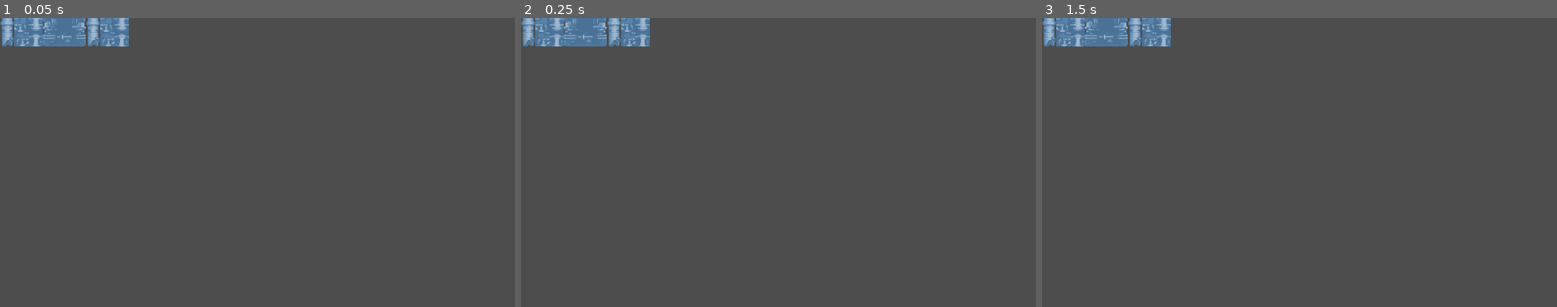
Above: before the commit, frames 1-3 (left to right).
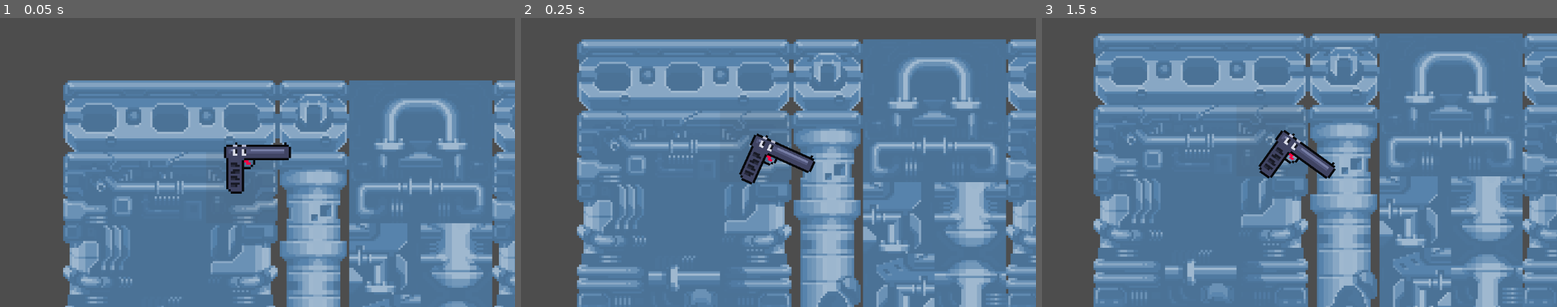
Above: after the commit, the same moments.

Repository: Standby123/Area-Fifty-Gun
Game: Godot game, scene res://game.tscn
The game is run twice, just before and just after one commit, with the same random seed, the same clock (stepped at 60 frames per second) and the same inputs.
Inputs:
- Up to frame 1 (0.05 s): no input
- Up to frame 2 (0.25 s): no input
- Up to frame 3 (1.5 s): tap Space (Shoot, bound only after the commit) at 0.6, 1.35 s; tap Enter at 1.25 s

The runs differ from the first frame. In frame 1, 68% of the frame differs, in the area x 0-100%, y 0-100%; in frame 2, 81%; in frame 3, 83%.

Commit message:
Added Player Script and World Floor
Added a player script
Added a script to Level 1, to handle the game loop
Added a world boundary to the floor

Diff:
--- a/Assets/Scenes/player.tscn
+++ b/Assets/Scenes/player.tscn
@@ -18,11 +18,14 @@
 "speed": 5.0
 }]
 
-[node name="RigidBody2D" type="RigidBody2D" unique_id=2103491096]
+[node name="Player" type="RigidBody2D" unique_id=2103491096]
 script = ExtResource("1_7dd06")
 
-[node name="AnimatedSprite2D" type="AnimatedSprite2D" parent="." unique_id=2096437787]
+[node name="Collider" type="CollisionPolygon2D" parent="." unique_id=1687368870]
+polygon = PackedVector2Array(-14, 12, -14, -7, 14, -7, 14, -2, -7, -2, -7, 13, -13, 13)
+
+[node name="Sprite_Animation" type="AnimatedSprite2D" parent="." unique_id=2096437787]
 sprite_frames = SubResource("SpriteFrames_38rej")
 
-[node name="CollisionPolygon2D" type="CollisionPolygon2D" parent="." unique_id=1687368870]
-polygon = PackedVector2Array(-14, 12, -14, -7, 14, -7, 14, -2, -7, -2, -7, 13, -13, 13)
+[node name="Muzzle" type="Node2D" parent="." unique_id=1470374978]
+position = Vector2(14, -5)
--- a/Assets/Scripts/player_controller.gd
+++ b/Assets/Scripts/player_controller.gd
@@ -1,3 +1,13 @@
 extends RigidBody2D
 
 var is_first_shot:bool = true
+
+var knockback_force : int = 1
+
+@onready var collider: CollisionPolygon2D = $Collider
+
+@onready var muzzle: Node2D = $Muzzle
+
+func impulse():
+	muzzle.get_angle_to(Vector2i.RIGHT)
+	#collider.Apply_impulse()
--- /dev/null
+++ b/Level_1.gd
@@ -0,0 +1,13 @@
+extends Node2D
+
+@onready var player: RigidBody2D = $Player
+
+# Called when the node enters the scene tree for the first time.
+func _ready() -> void:
+	pass # Replace with function body.
+
+
+# Called every frame. 'delta' is the elapsed time since the previous frame.
+func _process(delta: float) -> void:
+	if Input.is_action_just_pressed("Shoot"):
+		print("Shot Fired")
--- /dev/null
+++ b/event_handler.gd
@@ -0,0 +1 @@
+extends Node
--- a/game.tscn
+++ b/game.tscn
@@ -1,7 +1,9 @@
 [gd_scene format=4 uid="uid://c7g4r2w1b7dul"]
 
 [ext_resource type="Texture2D" uid="uid://bnw73le0la6av" path="res://Assets/Tilesets/2_Industrial_Tileset_1B_Background.png" id="1_e2o6t"]
+[ext_resource type="Script" uid="uid://d3e42pivvpwqj" path="res://Level_1.gd" id="1_fc0e3"]
 [ext_resource type="Texture2D" uid="uid://bqgxr8jp38hwx" path="res://Assets/Tilesets/1_Industrial_Tileset_1.png" id="2_feb5d"]
+[ext_resource type="PackedScene" uid="uid://cr1k8oodxgsnm" path="res://Assets/Scenes/player.tscn" id="4_7jktm"]
 
 [sub_resource type="TileSetAtlasSource" id="TileSetAtlasSource_fc0e3"]
 texture = ExtResource("1_e2o6t")
@@ -207,7 +209,10 @@
 [sub_resource type="TileSet" id="TileSet_eow3j"]
 sources/0 = SubResource("TileSetAtlasSource_ryrav")
 
+[sub_resource type="WorldBoundaryShape2D" id="WorldBoundaryShape2D_fc0e3"]
+
 [node name="Level 1" type="Node2D" unique_id=1904640624]
+script = ExtResource("1_fc0e3")
 
 [node name="Background" type="TileMapLayer" parent="." unique_id=2102499172]
 tile_map_data = PackedByteArray("AAD6//z/AAAAAAAAAAD6//3/AAAAAAEAAAD6//7/AAAAAAIAAAD6////AAAAAAMAAAD6/wAAAAAAAAQAAAD6/w …(2992 unchanged characters)…
@@ -215,3 +220,14 @@
 
 [node name="Level Board" type="TileMapLayer" parent="." unique_id=1766303025]
 tile_set = SubResource("TileSet_eow3j")
+
+[node name="Player" parent="." unique_id=2103491096 instance=ExtResource("4_7jktm")]
+position = Vector2(-9, -28)
+
+[node name="Camera2D" type="Camera2D" parent="Player" unique_id=724035318]
+zoom = Vector2(5, 5)
+
+[node name="TempWorldFloor" type="StaticBody2D" parent="." unique_id=649657209]
+
+[node name="CollisionShape2D" type="CollisionShape2D" parent="TempWorldFloor" unique_id=1312080129]
+shape = SubResource("WorldBoundaryShape2D_fc0e3")
--- a/project.godot
+++ b/project.godot
@@ -15,6 +15,14 @@
 config/features=PackedStringArray("4.6", "GL Compatibility")
 config/icon="res://icon.svg"
 
+[input]
+
+Shoot={
+"deadzone": 0.2,
+"events": [Object(InputEventKey,"resource_local_to_scene":false,"resource_name":"","device":-1,"window_id":0,"alt_pressed":false,"shift_pressed":false,"ctrl_pressed":false,"meta_pressed":false,"pressed":false,"keycode":0,"physical_keycode":32,"key_label":0,"unicode":32,"location":0,"echo":false,"script":null)
+]
+}
+
 [physics]
 
 3d/physics_engine="Jolt Physics"
Not shown, added: Level_1.gd.uid
Not shown, added: event_handler.gd.uid
